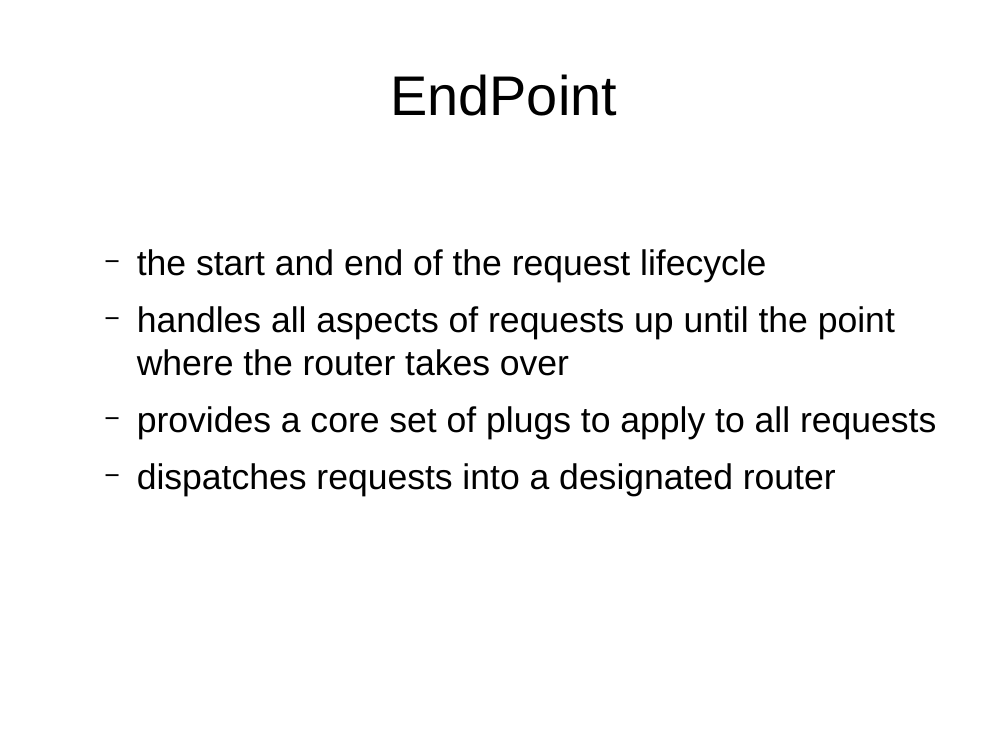
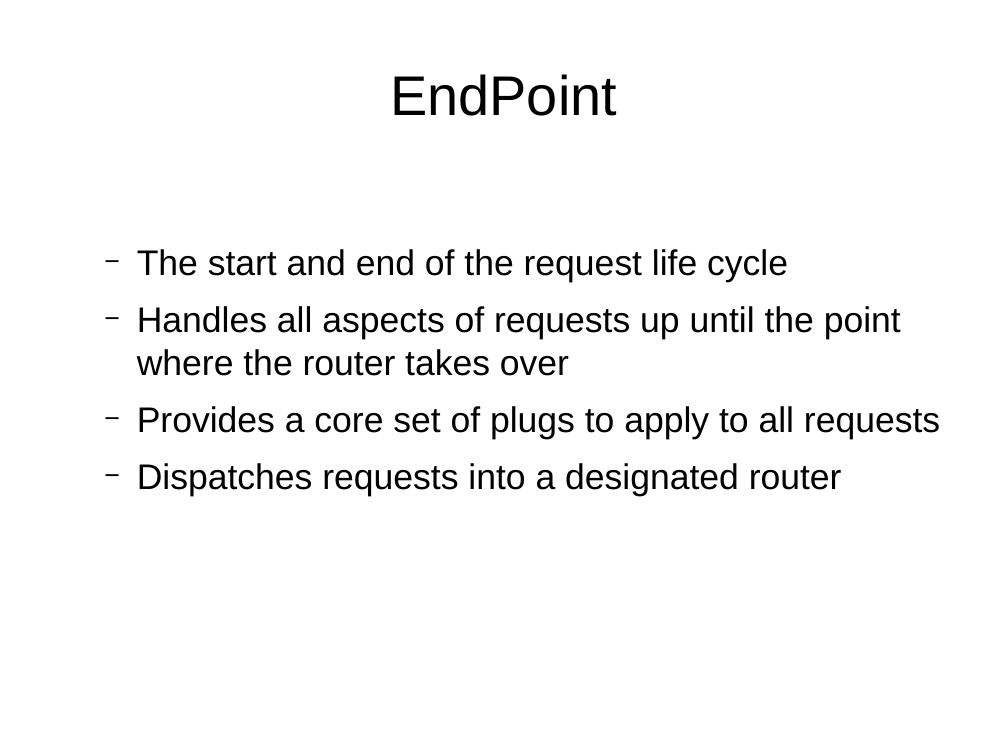
Before and after one commit to ramortegui/talks, a slide deck: slide 10 of odps/working_with_phoenix.odp. Drawn at 1008x756 pixels with LibreOffice and Linux fonts; fonts in the diff are those of the drawing. Boxes give left, top, right and bottom in pixels: in the first picture for what was removed or moved away, otherwise in the second. Text is boxed around its words. In the diff, an @@ line names an element or a change of style, - is before the commit and + after.

Commit message:
Update info about plugs.

```diff
--- a/odps/working_with_phoenix.odp
+++ b/odps/working_with_phoenix.odp
@@ text at box(137, 249, 940, 496): text changed @@
-  − the start and end of the request lifecycle
-  − handles all aspects of requests up until the point where the router takes over
-  − provides a core set of plugs to apply to all requests
-  − dispatches requests into a designated router
+  − The start and end of the request life cycle
+  − Handles all aspects of requests up until the point where the router takes over
+  − Provides a core set of plugs to apply to all requests
+  − Dispatches requests into a designated router
```
Also in this commit, not shown: 18 other slides changed, 1 slide added, 1 slide removed.
